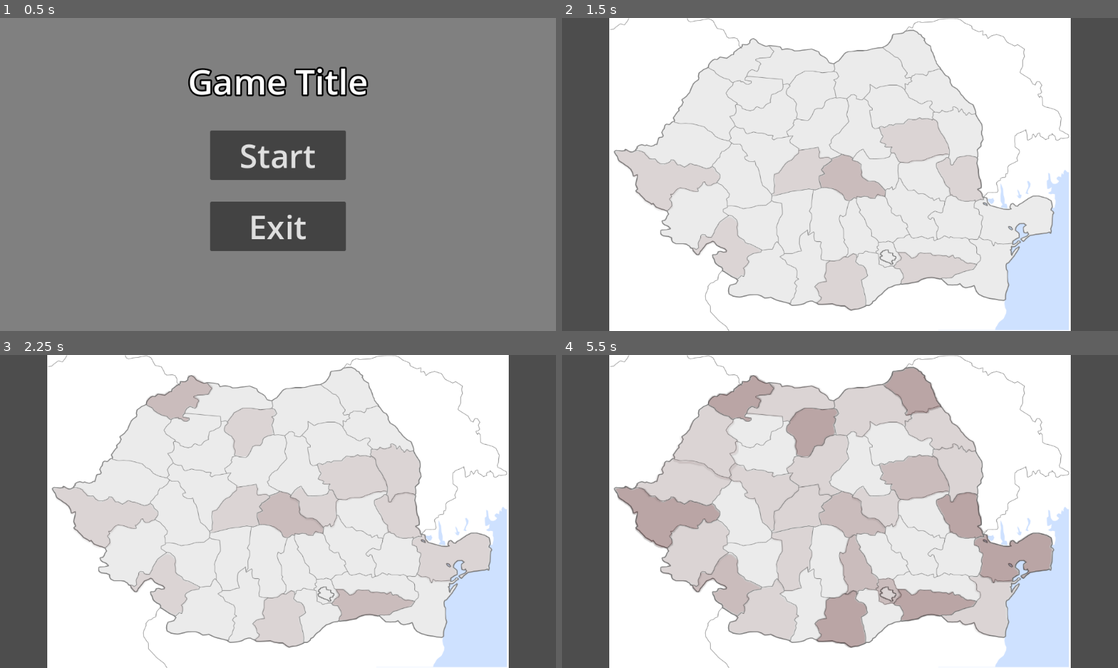
Above: before the commit, frames 1-4 (two rows, left to right).
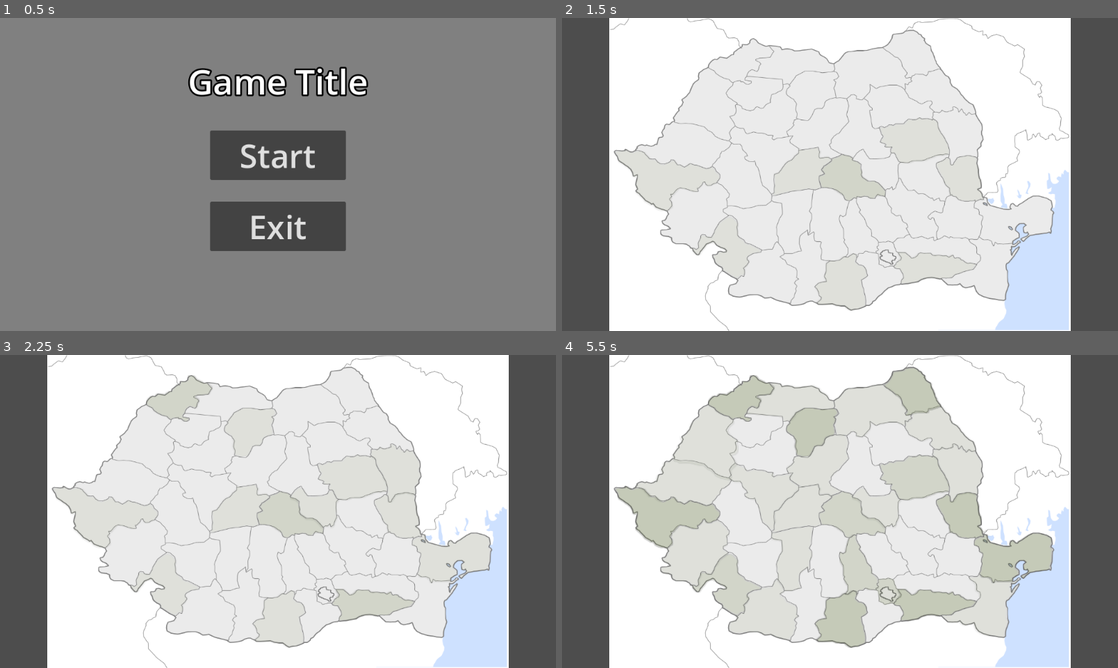
Above: after the commit, the same moments.

Repository: Yuichiro021/TechnoByte
Game: Godot game, scene res://main_menu/main_menu.tscn
Two runs of this game, one before a commit and one after it. Both use one fixed random seed, a clock stepped at 60 frames per second and the inputs below.
Inputs (mouse positions are in pixels of both pictures, inside the frame that each line leads up to):
- Up to frame 1 (0.5 s): no input
- Up to frame 2 (1.5 s): click "Start" at 0.5 s; move the mouse to (962, 158) at 1.27 s; click (962, 158) at 1.42 s
- Up to frame 3 (2.25 s): move the mouse to (166, 527) at 2.02 s; click (166, 527) at 2.17 s
- Up to frame 4 (5.5 s): move the mouse to (895, 442) at 2.77 s; click (895, 442) at 2.92 s; move the mouse to (812, 574) at 3.52 s; click (812, 574) at 3.67 s; move the mouse to (1006, 558) at 4.27 s; click (1006, 558) at 4.42 s; move the mouse to (673, 464) at 5.02 s; click (673, 464) at 5.17 s

Frame 1 is identical in both runs. In frame 2, 0.9% of the frame differs, in the area x 46-58%, y 44-58%; in frame 3, 2.3%; in frame 4, 12%, in the area x 9-89%, y 4-94%.

Commit message:
update color

Diff:
--- a/Scripts/Judete.gd
+++ b/Scripts/Judete.gd
@@ -10,7 +10,7 @@
 func _ready():
 	for child in get_children():
 		child.set_meta("Pollution",0)
-		child.self_modulate = Color(0.3, 0 ,0, 0.0)
+		child.self_modulate = Color(118.0/255.0, 137.0/255.0, 72.0/255.0, 0.0)
 	#for child in get_children():
 	#	print(child.name," ",child.get_meta("Pollution"))
 	timer.connect("timeout",increase_pollution)
@@ -19,7 +19,7 @@
 	var sprite = get_child(rng.randi_range(0, get_children().size()-1))
 	sprite.set_meta("Pollution",sprite.get_meta("Pollution") +1)
 	print(sprite.name, " ", sprite.get_meta("Pollution"))
-	sprite.self_modulate = Color(0.3, 0, 0, float(sprite.get_meta("Pollution"))/10.0)
+	sprite.self_modulate = Color(118.0/255.0, 137.0/255.0, 72.0/255.0, float(sprite.get_meta("Pollution"))/10.0)
 
 # Called every frame. 'delta' is the elapsed time since the previous frame.
 func _process(delta):
